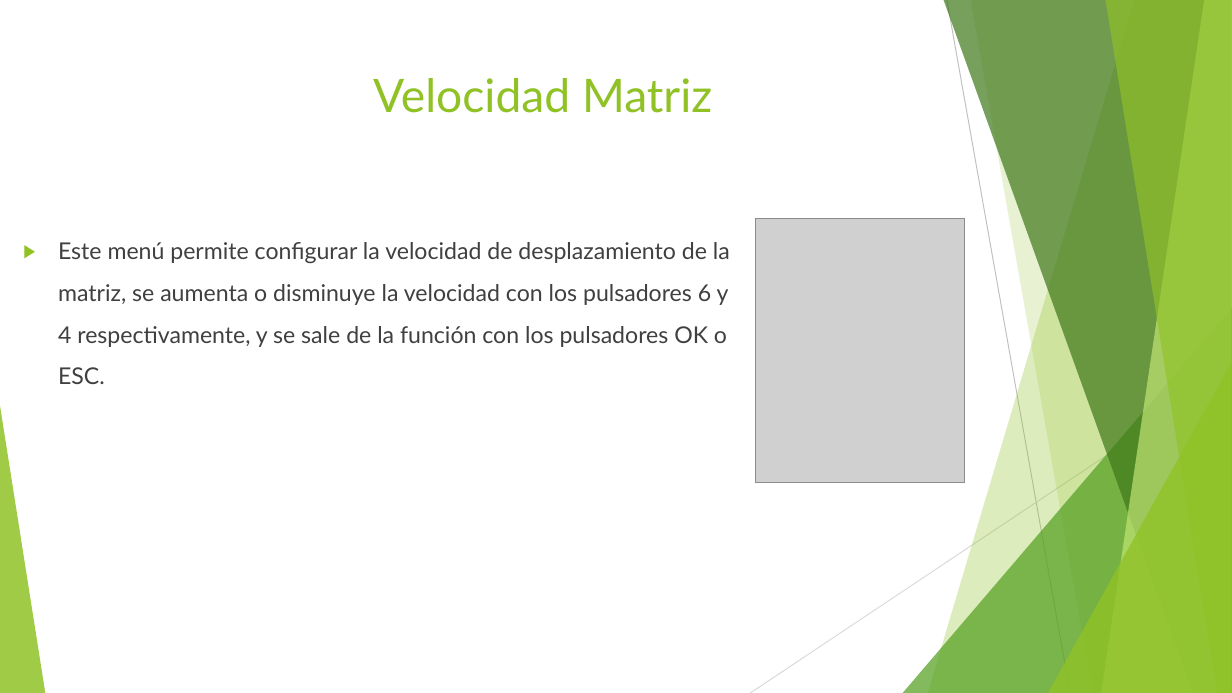
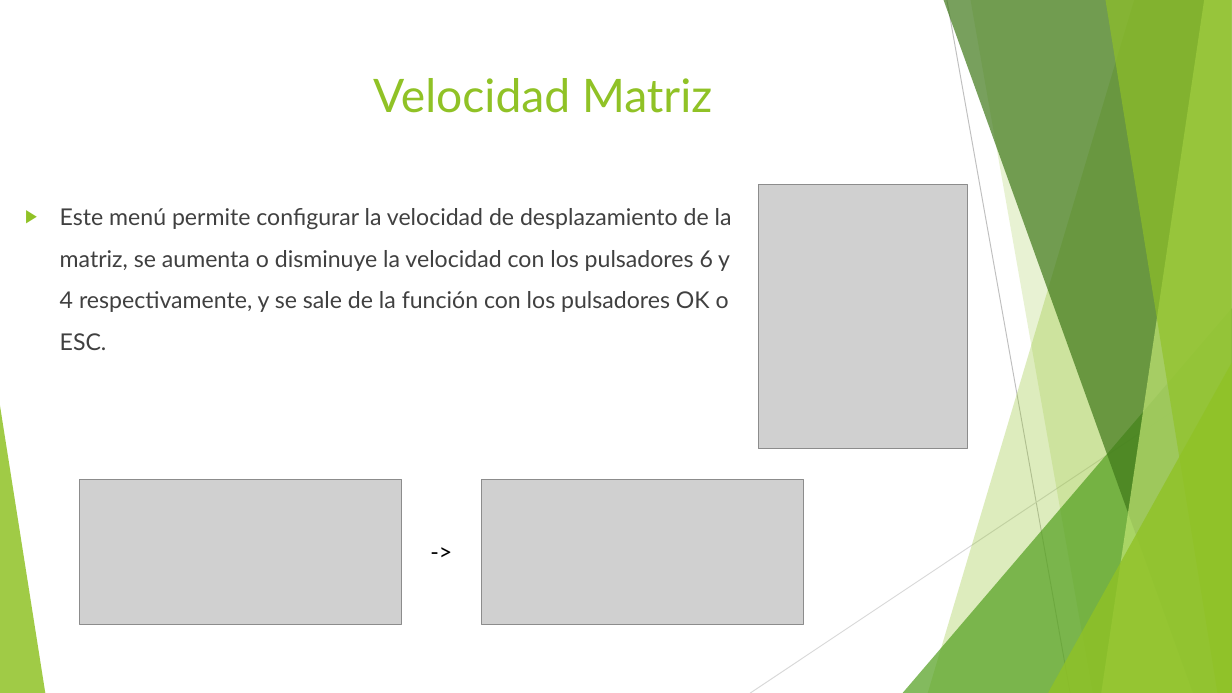
Before and after one commit to silvagustin/taller_de_proyecto_1, a slide deck: slide 16 of docs/Presentación.pptx (slide 13 before the commit). Drawn at 1232x693 pixels with LibreOffice and Linux fonts; fonts in the diff are those of the drawing; grey boxes stand for pictures. Boxes give left, top, right and bottom in pixels: in the first picture for what was removed or moved away, otherwise in the second. Text is boxed around its words. In the diff, an @@ line names an element or a change of style, - is before the commit and + after.

```diff
--- a/docs/Presentación.pptx
+++ b/docs/Presentación.pptx
@@ text "Este menú permite configurar la ...": place and size @@
-text "Este menú permite configurar la ..." at (58, 242, 730, 384)
+text "Este menú permite configurar la ..." at (60, 208, 732, 350)
@@ picture: place and size @@
-picture at (756, 218, 965, 482)
+picture at (759, 184, 968, 448)
@@ picture added at (79, 480, 402, 625) @@
@@ picture added at (482, 480, 804, 625) @@
@@ text added at (402, 533, 482, 570), 18 pt, text #000000 @@
+->
```
Also in this commit, not shown: 3 other slides changed, 3 slides added, 38 other files.
